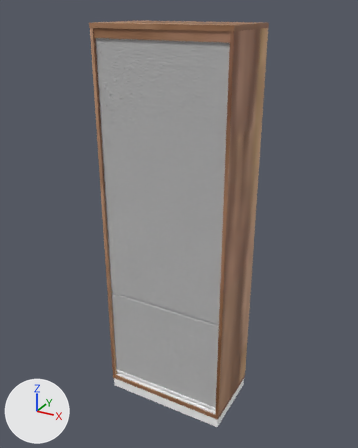
Renders of the FBX model Assets/Meshes/Baseline/baseline_vertical_shutter_6OH_45x80_FIN.fbx from each side of a commit.
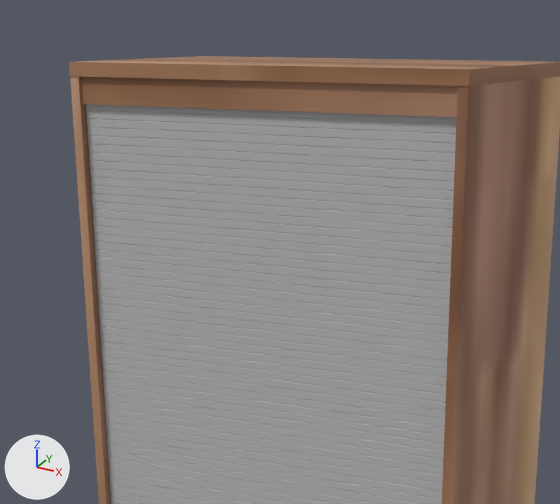
Each version appears first whole from a 50 mm lens placed at (1.72, -2.63, 2.43), pointed at (0.39, -0.21, 1.22), and next in a close-up on the part from 18% to 75% of the width and 0% to 41% of the height. Lighting does not change. The marker at lower left points along +X, +Y and +Z. Where no turn or scale is listed for an object, it has been applied to the vertices. Vertices at the same position are counted once.

Objects in the first close-up: 'polySurface2', 'shutter_mesh1'.
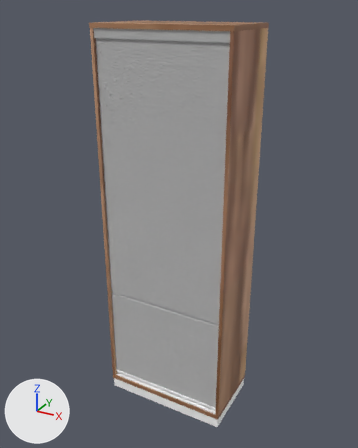
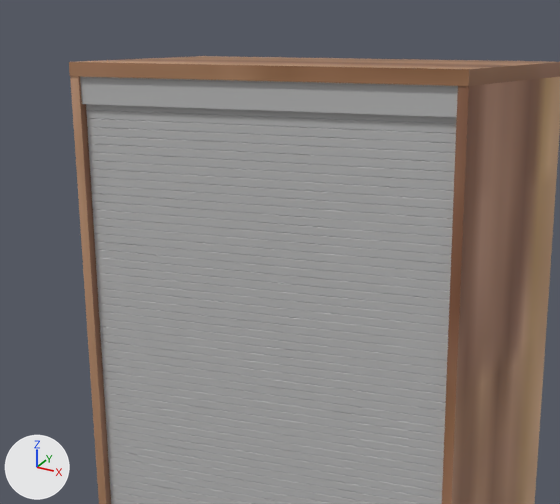
Commit message: baselien scene 03 shutter

Pixel boxes (x1, y1, x2, y2) of what changed, in the close-ups (560 x 504 px):
part 1 of me_mesh_003, recoloured (brown to grey): (80, 77, 458, 117) in both

What changed in the scene script:
```text
Change me_mesh_003:
    where me_mesh_003.from_pydata(...)  # 1758 vertices, 4064 faces; spans x 0.02..0.78, y -0.44..-0.42, z 0.14..2.33
    used by ob_shutter_mesh1; location = (0.0, 0.0, 0.0)
    me_mesh_003 part 1: all 4 faces that had it switch from mat_phong3 (picture img_zebrano_afryka_jpg) to mat_phong2 (grey #bcbcbc)
```
